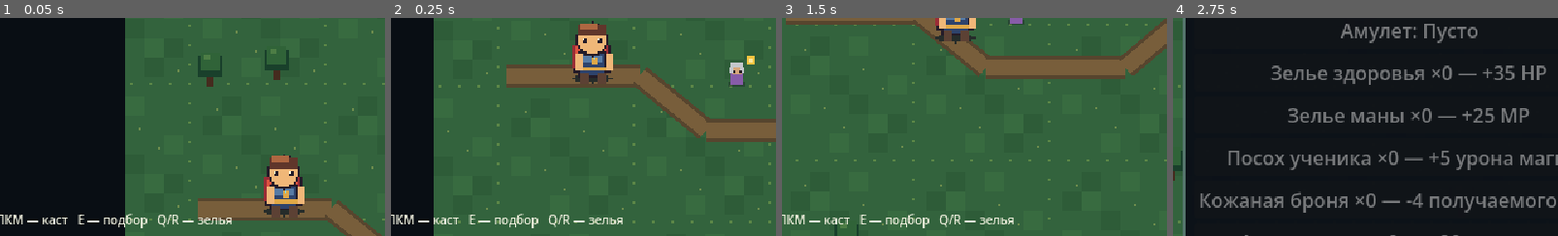
Above: before the commit, frames 1-4 (left to right).
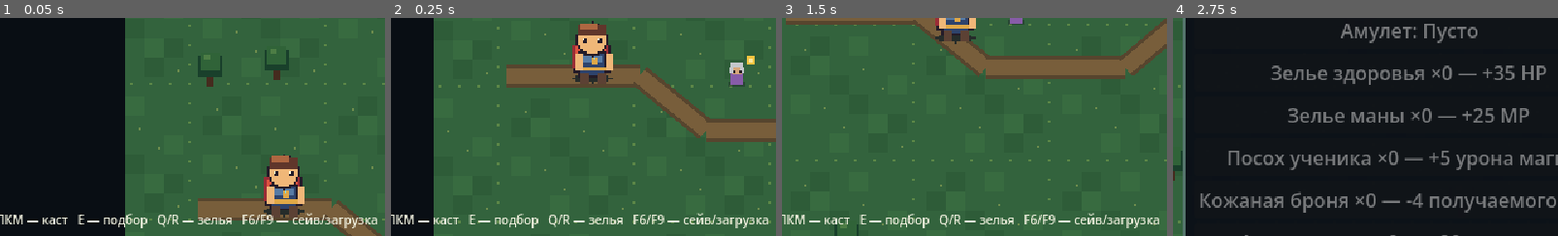
Above: after the commit, the same moments.

Repository: DoctorStrangeSH/Skyward-Tales
Game: Godot game, scene res://scenes/main.tscn
The game is run twice, just before and just after one commit, with the same random seed, the same clock (stepped at 60 frames per second) and the same inputs.
Inputs (mouse positions are % of the whole screen's width and height, from its top left):
- Up to frame 1 (0.05 s): no input
- Up to frame 2 (0.25 s): no input
- Up to frame 3 (1.5 s): tap Enter at 0.5 s; move the mouse to (72, 45) at 0.52 s; press the mouse at (72, 45) at 0.53 s; hold D (move_right) 0.53-1.28 s; move the mouse to (29, 55) at 1.27 s; release the mouse at (29, 55) at 1.28 s; hold S (move_down) from 1.28 s (still down); tap E (interact) at 1.35 s
- Up to frame 4 (2.75 s): move the mouse to (60, 28) at 2.02 s; release S (move_down) at 2.03 s; hold D (move_right) from 2.03 s (still down); tap I at 2.1 s
The pictures show only the part of the screen within x 28-78%, y 47-97%; the shares and areas given below are measured in that part.

The runs differ from the first frame. In frame 1, 0.7% of the frame differs, in the area x 62-98%, y 89-97%; in frame 2, 0.7%; in frame 3, 0.7%; in frame 4, nothing differs.

Commit message:
feat: add versioned save/load for RPG progression, quests, items and world state

Diff:
--- a/scripts/main.gd
+++ b/scripts/main.gd
@@ -6,6 +6,7 @@
 const COLLECTIBLE_SCRIPT := preload("res://scripts/collectible.gd")
 const ENEMY_SCRIPT := preload("res://scripts/enemy.gd")
 const LOOT_SCRIPT := preload("res://scripts/loot.gd")
+const SAVE_SCRIPT := preload("res://scripts/save_system.gd")
 
 var player: PlayerCharacter
 var hud: GameHud
@@ -17,6 +18,7 @@
 var selected_spell_id: String = "fireball"
 var cast_cooldown_total: float = 0.0
 var defeated_enemies: int = 0
+var save_path: String = SAVE_SCRIPT.SAVE_PATH
 
 func _ready() -> void:
 	_load_spell_definitions()
@@ -64,10 +66,18 @@
 		var prompt := "E — поговорить" if nearby_interactable is WorldNpc else ("E — подобрать" if nearby_interactable is WorldLoot else "E — собрать")
 		hud.set_prompt(prompt)
 	else:
-		hud.set_prompt("WASD — ходьба   1/2/3 — магия   ЛКМ — каст   E — подбор   Q/R — зелья")
+		hud.set_prompt("WASD — ходьба   1/2/3 — магия   ЛКМ — каст   E — подбор   Q/R — зелья   F6/F9 — сейв/загрузка")
 
 func _input(event: InputEvent) -> void:
 	if event is InputEventKey and event.pressed and not event.echo:
+		if event.keycode == KEY_F6 and not get_tree().paused and not hud.dialogue_visible:
+			save_game()
+			get_viewport().set_input_as_handled()
+			return
+		if event.keycode == KEY_F9 and not get_tree().paused and not hud.dialogue_visible:
+			load_game()
+			get_viewport().set_input_as_handled()
+			return
 		if event.keycode == KEY_I and not get_tree().paused and not hud.dialogue_visible:
 			hud.toggle_inventory(player)
 			get_viewport().set_input_as_handled()
@@ -257,3 +267,117 @@
 func _refresh_hud() -> void:
 	if hud != null and player != null and quests != null:
 		hud.update_status(player, quests)
+
+func _position_array(pos: Vector2) -> Array[float]:
+	return [pos.x, pos.y]
+
+func _read_position(value: Variant, fallback: Vector2) -> Vector2:
+	if value is Array and value.size() == 2:
+		return Vector2(float(value[0]), float(value[1]))
+	return fallback
+
+func make_save_snapshot() -> Dictionary:
+	var alive_enemies: Array = []
+	var herbs: Array = []
+	var loot_items: Array = []
+	for node in get_children():
+		if node.is_queued_for_deletion():
+			continue
+		if node is SlimeEnemy:
+			alive_enemies.append({"position": _position_array(node.global_position), "hp": node.health, "home": _position_array(node.home_position)})
+		elif node is WorldCollectible:
+			herbs.append(_position_array(node.global_position))
+		elif node is WorldLoot:
+			loot_items.append({"position": _position_array(node.global_position), "id": node.item_id, "amount": node.amount})
+	return {
+		"player": {
+			"position": _position_array(player.global_position),
+			"health": player.health, "max_health": player.max_health,
+			"mana": player.mana, "max_mana": player.max_mana,
+			"level": player.level, "experience": player.experience,
+			"experience_to_next": player.experience_to_next,
+			"gold": player.gold,
+			"inventory": player.inventory.duplicate(true),
+			"equipment": player.equipment.duplicate(true)
+		},
+		"quest": {"states": quests.states.duplicate(true), "active": quests.active_quest_id},
+		"world": {"enemies": alive_enemies, "herbs": herbs, "loot": loot_items, "defeated": defeated_enemies},
+		"magic": selected_spell_id
+	}
+
+func save_game() -> bool:
+	var success: bool = SAVE_SCRIPT.save_snapshot(make_save_snapshot(), save_path)
+	if hud != null:
+		hud.show_message("Игра сохранена (F9 — загрузить)" if success else "Ошибка сохранения!", 2.0)
+	return success
+
+func load_game() -> bool:
+	var data: Dictionary = SAVE_SCRIPT.load_snapshot(save_path)
+	if data.is_empty():
+		if hud != null:
+			hud.show_message("Сохранение не найдено или повреждено.", 2.0)
+		return false
+	return restore_save_snapshot(data)
+
+func restore_save_snapshot(data: Dictionary) -> bool:
+	if not data.get("player") is Dictionary or not data.get("quest") is Dictionary or not data.get("world") is Dictionary:
+		return false
+	var character: Dictionary = data["player"]
+	var quest_data: Dictionary = data["quest"]
+	var world_data: Dictionary = data["world"]
+	# Validate structure before changing existing game state.
+	if not character.get("inventory") is Dictionary or not character.get("equipment") is Dictionary:
+		return false
+	if not quest_data.get("states") is Dictionary:
+		return false
+	if not world_data.get("enemies") is Array or not world_data.get("herbs") is Array or not world_data.get("loot") is Array:
+		return false
+	for quest_id in quest_data["states"]:
+		if quests.states.has(quest_id) and quest_data["states"][quest_id] is Dictionary:
+			quests.states[quest_id] = quest_data["states"][quest_id].duplicate(true)
+	quests.active_quest_id = str(quest_data.get("active", ""))
+	player.level = maxi(1, int(character.get("level", 1)))
+	player.experience = maxi(0, int(character.get("experience", 0)))
+	player.experience_to_next = maxi(1, int(character.get("experience_to_next", 40)))
+	player.gold = maxi(0, int(character.get("gold", 0)))
+	player.max_health = maxi(1, int(character.get("max_health", 100)))
+	player.max_mana = maxi(1, int(character.get("max_mana", 60)))
+	player.health = clampi(int(character.get("health", player.max_health)), 0, player.max_health)
+	player.mana = clampi(int(character.get("mana", player.max_mana)), 0, player.max_mana)
+	player.inventory = character["inventory"].duplicate(true)
+	player.equipment = character["equipment"].duplicate(true)
+	player.global_position = _read_position(character.get("position"), Vector2(130, 210))
+	# Recreate dynamic world state; queued old nodes must be removed from scene tree immediately.
+	for node in get_children():
+		if node is SlimeEnemy or node is WorldCollectible or node is WorldLoot or node is MagicBolt:
+			remove_child(node)
+			node.queue_free()
+	for herb_pos in world_data["herbs"]:
+		_spawn_herb(_read_position(herb_pos, Vector2.ZERO))
+	for enemy_data in world_data["enemies"]:
+		if not enemy_data is Dictionary:
+			continue
+		_spawn_slime(_read_position(enemy_data.get("position"), Vector2(475, 350)))
+		var enemy: SlimeEnemy = get_child(get_child_count() - 1) as SlimeEnemy
+		if enemy != null:
+			enemy.health = clampi(int(enemy_data.get("hp", enemy.max_health)), 1, enemy.max_health)
+			enemy.home_position = _read_position(enemy_data.get("home"), enemy.global_position)
+	for loot_data in world_data["loot"]:
+		if not loot_data is Dictionary:
+			continue
+		_spawn_loot(_read_position(loot_data.get("position"), Vector2.ZERO), str(loot_data.get("id", "health_potion")))
+		var drop: WorldLoot = get_child(get_child_count() - 1) as WorldLoot
+		if drop != null:
+			drop.amount = maxi(1, int(loot_data.get("amount", 1)))
+	defeated_enemies = maxi(0, int(world_data.get("defeated", 0)))
+	var spell_id: String = str(data.get("magic", "fireball"))
+	if spell_definitions.has(spell_id):
+		selected_spell_id = spell_id
+	cast_cooldown_remaining = 0.0
+	cast_cooldown_total = 0.0
+	if hud.inventory_open:
+		hud.toggle_inventory(player)
+	player.stats_changed.emit()
+	_refresh_hud()
+	hud.show_message("Прогресс загружен!", 2.0)
+	return true
--- /dev/null
+++ b/scripts/save_system.gd
@@ -0,0 +1,39 @@
+extends RefCounted
+class_name SaveSystem
+
+const VERSION: int = 1
+const SAVE_PATH: String = "user://skyward_tales_save.json"
+
+static func save_snapshot(snapshot: Dictionary, path: String = SAVE_PATH) -> bool:
+	var data: Dictionary = snapshot.duplicate(true)
+	data["version"] = VERSION
+	var file: FileAccess = FileAccess.open(path, FileAccess.WRITE)
+	if file == null:
+		push_error("Не удалось записать сохранение: " + path)
+		return false
+	file.store_string(JSON.stringify(data, "\t"))
+	file.flush()
+	file.close()
+	return true
+
+static func load_snapshot(path: String = SAVE_PATH) -> Dictionary:
+	if not FileAccess.file_exists(path):
+		return {}
+	var file: FileAccess = FileAccess.open(path, FileAccess.READ)
+	if file == null:
+		push_warning("Не удалось открыть сохранение")
+		return {}
+	var raw: String = file.get_as_text()
+	file.close()
+	var parsed: Variant = JSON.parse_string(raw)
+	if not parsed is Dictionary:
+		push_warning("Файл сохранения повреждён")
+		return {}
+	var data: Dictionary = parsed
+	if int(data.get("version", -1)) != VERSION:
+		push_warning("Несовместимая версия сохранения")
+		return {}
+	if not data.has("player") or not data.has("world") or not data.has("quest"):
+		push_warning("Неполное сохранение")
+		return {}
+	return data
Not shown, changed: docs/AI_HANDOFF.md
Not shown, changed: docs/ROADMAP.md
